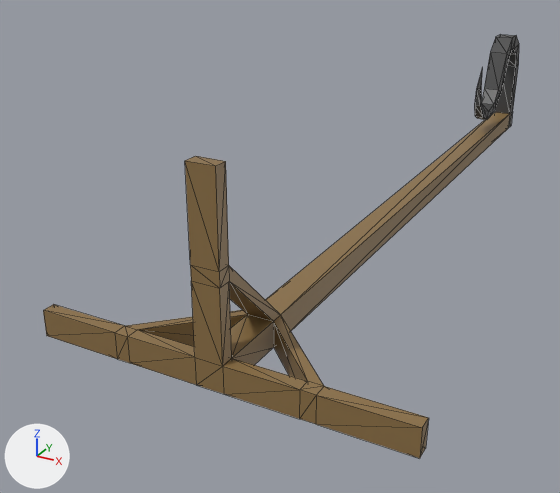
Renders of the COLLADA model FruitNinja/assets/lanternPole.dae from each side of a commit.
Both versions are drawn from a 50 mm lens placed at (3.71, -5.31, 4.2), pointed at (-1.5, 4.16, -0.54). Lighting does not change. The marker at lower left points along +X, +Y and +Z. Mesh edges are drawn as thin lines.

Script lines for the objects in view, before the commit:
```python
me_cube_000 = bpy.data.meshes.new('Cube.000')
me_cube_000.from_pydata(...)  # 105 vertices, 218 faces; spans x -2.16..2.16, y 0.0..11.51, z -0.16..2.16
# faces by material slot: [100, 118]
me_cube_000.materials.append(mat_material)  # dark grey #464646
me_cube_000.materials.append(mat_material_001)  # brown #8d7147
ob_cube_001 = bpy.data.objects.new('Cube_001', me_cube_000)
ob_cube_001.location = (0.0, 0.0, 0.0)
```
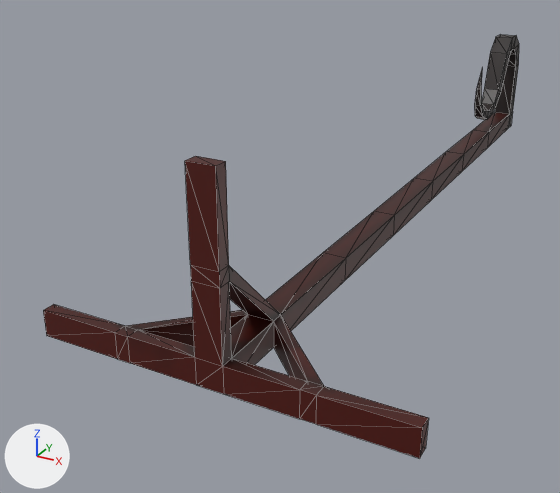
What differs and where, as boxes (x1, y1, x2, y2) in the pictures (560 x 493 px):
part 1 of me_cube_000, built on
    both: (216, 112, 510, 365)
part 2 of me_cube_000, recoloured
    both: (475, 34, 518, 128)
part 3 of me_cube_000, recoloured (brown to red)
    both: (43, 156, 429, 458)

Diff of the bpy script that builds the scene:
```diff
--- a/FruitNinja/assets/lanternPole.dae.py
+++ b/FruitNinja/assets/lanternPole.dae.py
@@ img_lanternpole_diffuse_png @@
+img_lanternpole_diffuse_png = load_image('lanternPole_diffuse.png', 'lanternPole_diffuse.png', 1024, 1024, 'sRGB')
@@ mat_material_002 @@
+mat_material_002 = principled_material('Material_002')
+mat_material_002.texture = img_lanternpole_diffuse_png
+mat_material_002.roughness = 0.44
@@ me_cube_000 @@
 # used by ob_cube_001; location = (0.0, 0.0, 0.0)
-me_cube_000.from_pydata(...)  # 105 vertices, 218 faces; spans x -2.16..2.16, y 0.0..11.51, z -0.16..2.16
+me_cube_000.from_pydata(...)  # 125 vertices, 258 faces; spans x -2.16..2.16, y 0.0..11.51, z -0.16..2.16
+# me_cube_000 part 1
+# 16 faces are deleted
+# 20 vertices are added at x -0.16..0.16, y 2.84..9.57, z -0.16..0.16
+# 56 new faces join them
+# me_cube_000 part 2: 100 faces spanning x -0.16..0.16, y 9.09..11.51, z -0.16..1.81 switch from mat_material (dark grey #464646) to mat_material_002 (picture img_lanternpole_diffuse_png)
+# me_cube_000 part 3: 100 faces spanning x -2.16..2.16, y 0.0..1.16, z -0.16..2.16 switch from mat_material_001 (brown #8d7147) to mat_material_002 (picture img_lanternpole_diffuse_png)
```
